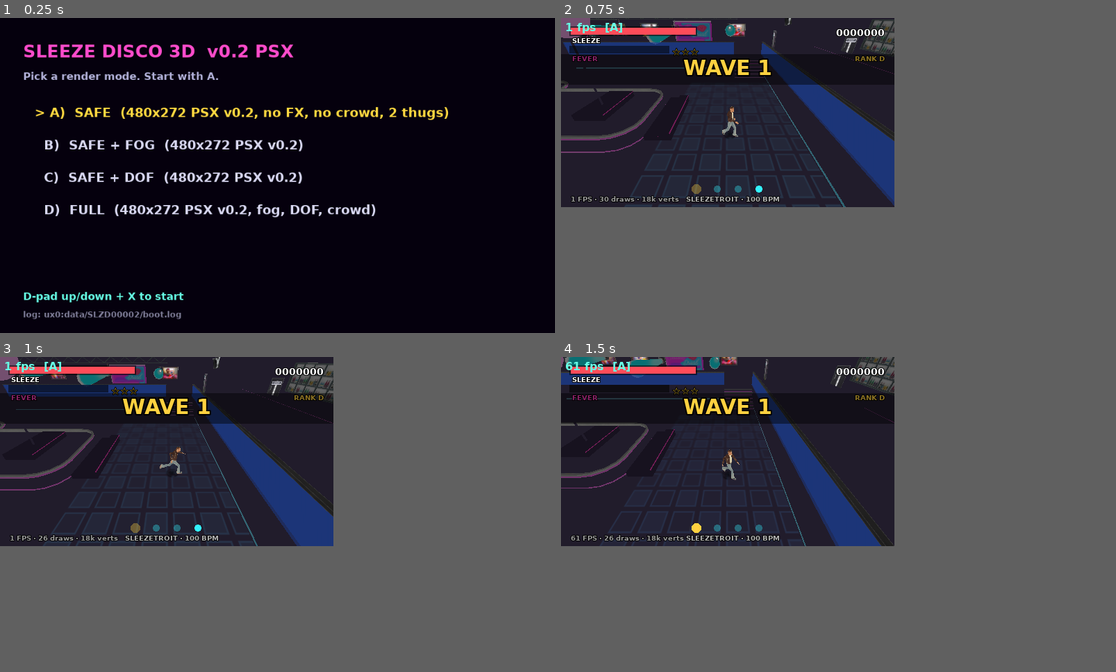
Above: before the commit, frames 1-4 (two rows, left to right).
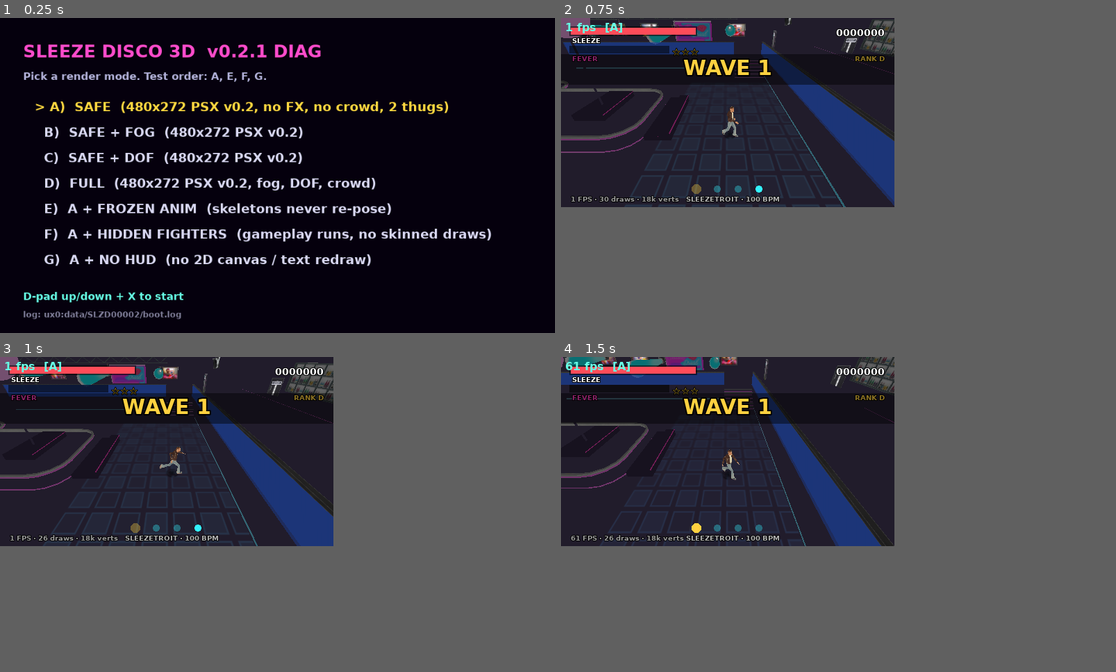
Above: after the commit, the same moments.

Repository: jasonxcess/sleeze-disco
Game: Godot game, scene res://scenes/Boot.tscn
Two runs of this game, one before a commit and one after it. Both use one fixed random seed, a clock stepped at 60 frames per second and the inputs below. Sound files missing from this copy of the repository are replaced by a short silence.
Inputs:
- Up to frame 1 (0.25 s): no input
- Up to frame 2 (0.75 s): tap Enter at 0.5 s; hold D (move_right) from 0.53 s (still down); tap Q (lock) at 0.6 s
- Up to frame 3 (1 s): keep holding D (move_right)
- Up to frame 4 (1.5 s): release D (move_right) at 1.28 s; hold S (move_down) from 1.28 s (still down); tap Down (cam_down) at 1.35 s

The runs differ from the first frame. In frame 1, 9.2% of the frame differs, in the area x 6-89%, y 8-79%; in frame 2, nothing differs; in frame 3, nothing differs; in frame 4, nothing differs.

Commit message:
3D v0.2.1 DIAG: skinning bisect profiles E/F/G + per-frame cost log
Adds three boot profiles, each profile A plus one change, so a single Vita
session can split the 1-2 FPS / C2-12828-1 problem by cause:
  E  frozen animation  - skeletons pose once, never re-pose
  F  hidden fighters   - gameplay runs, no skinned meshes drawn
  G  no HUD            - HUD logic runs, no 2D canvas/text drawn

Diag.gd now writes a "cost:" line to boot.log every 2 s: frame avg/max,
render (frame_pre_draw -> frame_post_draw) avg/max, Godot process/physics
monitors, draws/verts/material/shader/surface changes, 2D items/draws,
skeleton + animating counts, video/texture memory. It also logs the video
adapter and the software-skinning project settings at boot.

Profiles A-D are unchanged.

Refs #1 #2

Co-authored-by: Perplexity <noreply@perplexity.ai>

Diff:
--- a/sleeze-disco-3d/scripts/Anim.gd
+++ b/sleeze-disco-3d/scripts/Anim.gd
@@ -26,6 +26,10 @@
 var act_rate = 1.0
 var act_end = 0.0        # clip time where the action ends
 var fade_out = 0.16
+# v0.2.1 profile E: pose once at setup, then never touch the AnimationPlayer
+# again (manual process mode, no play/seek), so the skeleton stays static and
+# no skinning work is re-submitted. Gameplay timing (act_time/phase) still runs.
+var frozen = false
 
 func setup(owner_node, anim_player, loco):
 	ap = anim_player
@@ -36,6 +40,10 @@
 	_cur_loco = "idle"
 	_cur_rate = 1.0
 	ap.play("idle", 0.0, 1.0)
+	frozen = G.flag("freeze_anim")
+	if frozen:
+		ap.seek(0.0, true)
+		ap.playback_process_mode = AnimationPlayer.ANIMATION_PROCESS_MANUAL
 
 func clip_len(clip):
 	if ap.has_animation(clip):
@@ -65,6 +73,10 @@
 		_cur_loco = pick[0]
 		_cur_rate = rate
 		return
+	if frozen:
+		_cur_loco = pick[0]
+		_cur_rate = rate
+		return
 	if pick[0] != _cur_loco:
 		_cur_loco = pick[0]
 		_cur_rate = rate
@@ -76,8 +88,9 @@
 
 func play(clip, start, rate, end_time = -1.0, fin = 0.07, fout = 0.16):
 	# one clip replaces whatever is playing, blended in over `fin` seconds
-	ap.play(clip, fin, rate)
-	ap.seek(start, true)
+	if not frozen:
+		ap.play(clip, fin, rate)
+		ap.seek(start, true)
 	act_name = clip
 	act_time = start
 	act_rate = rate
@@ -94,6 +107,8 @@
 	return act_name != ""
 
 func _resume_loco(blend):
+	if frozen:
+		return
 	if _cur_loco == "":
 		_cur_loco = "idle"
 	ap.play(_cur_loco, blend, _cur_rate)
--- a/sleeze-disco-3d/scripts/Boot.gd
+++ b/sleeze-disco-3d/scripts/Boot.gd
@@ -3,7 +3,7 @@
 # can tell "renderer alive" from "arena hangs". D-pad up/down + X to pick a
 # profile, then it hands over to Main.tscn (the arena, which loads in stages).
 
-const ORDER = ["A", "B", "C", "D"]
+const ORDER = ["A", "B", "C", "D", "E", "F", "G"]
 var sel = 0
 var labels = []
 var started = false
@@ -28,11 +28,11 @@
 	bg.color = Color(0.02, 0, 0.05)
 	bg.rect_size = Vector2(960, 544)
 	add_child(bg)
-	title = _make_label("SLEEZE DISCO 3D  v0.2 PSX", 30, Color(1, 0.3, 0.8), Vector2(40, 40))
-	_make_label("Pick a render mode. Start with A.", 18, Color(0.7, 0.7, 0.85), Vector2(40, 90))
+	title = _make_label("SLEEZE DISCO 3D  v0.2.1 DIAG", 30, Color(1, 0.3, 0.8), Vector2(40, 40))
+	_make_label("Pick a render mode. Test order: A, E, F, G.", 18, Color(0.7, 0.7, 0.85), Vector2(40, 90))
 	for i in range(ORDER.size()):
 		var k = ORDER[i]
-		labels.append(_make_label("", 22, Color(1, 1, 1), Vector2(60, 150 + i * 56)))
+		labels.append(_make_label("", 22, Color(1, 1, 1), Vector2(60, 140 + i * 44)))
 	hint = _make_label("D-pad up/down + X to start", 18, Color(0.4, 1, 0.9), Vector2(40, 470))
 	_make_label("log: " + G.log_path, 14, Color(0.5, 0.5, 0.6), Vector2(40, 504))
 	_refresh()
--- a/sleeze-disco-3d/scripts/Diag.gd
+++ b/sleeze-disco-3d/scripts/Diag.gd
@@ -1,5 +1,7 @@
 extends CanvasLayer
 # Always-on FPS + stage overlay. While loading it also shows a big stage name.
+# v0.2.1: also writes a frame-cost line to boot.log every 2 s, so a Vita run
+# says where the frame time goes (script / physics / render+driver submit).
 
 var small : Label
 var big : Label
@@ -7,6 +9,16 @@
 var _t = 0.0
 var stage = ""
 var done = false
+# frame-cost sampling: render = frame_pre_draw -> frame_post_draw (Godot's
+# GLES2 draw submission + driver work on the main thread)
+var _pre_us = 0
+var _render_us = 0
+var _render_max_us = 0
+var _frames = 0
+var _frame_us = 0
+var _frame_max_us = 0
+var _last_us = 0
+var _log_t = 2.0
 
 func _ready():
 	layer = 100
@@ -27,6 +39,62 @@
 	big.rect_position = Vector2(40, 220)
 	big.add_color_override("font_color", Color(1, 0.3, 0.8))
 	add_child(big)
+	VisualServer.connect("frame_pre_draw", self, "_on_pre_draw")
+	VisualServer.connect("frame_post_draw", self, "_on_post_draw")
+	G.blog("diag: profile %s flags %s driver=%s adapter=%s" % [G.profile, str(G.cfg()), OS.get_video_driver_name(OS.get_current_video_driver()), VisualServer.get_video_adapter_name()])
+	G.blog("diag: sw_skin_fallback=%s force_sw_skin=%s" % [str(ProjectSettings.get_setting("rendering/quality/skinning/software_skinning_fallback")), str(ProjectSettings.get_setting("rendering/quality/skinning/force_software_skinning"))])
+
+func _on_pre_draw():
+	_pre_us = OS.get_ticks_usec()
+
+func _on_post_draw():
+	if _pre_us == 0:
+		return
+	var r = OS.get_ticks_usec() - _pre_us
+	_render_us += r
+	_render_max_us = max(_render_max_us, r)
+	var now = OS.get_ticks_usec()
+	if _last_us > 0:
+		var f = now - _last_us
+		_frame_us += f
+		_frame_max_us = max(_frame_max_us, f)
+		_frames += 1
+	_last_us = now
+
+func _count(n, cls):
+	var c = 1 if n.is_class(cls) else 0
+	for ch in n.get_children():
+		c += _count(ch, cls)
+	return c
+
+func _log_cost():
+	if _frames == 0:
+		return
+	var P = Performance
+	var skels = _count(get_tree().root, "Skeleton")
+	var aps = 0
+	for ap in _find_aps(get_tree().root, []):
+		if ap.is_playing() and ap.playback_process_mode != AnimationPlayer.ANIMATION_PROCESS_MANUAL:
+			aps += 1
+	G.blog("cost: fps %d | frame avg %.1f max %.1f ms | render avg %.1f max %.1f ms | perf.process %.1f ms | perf.physics %.1f ms | draws %d verts %d mat %d shd %d surf %d | 2d items %d 2d draws %d | skel %d animating %d | vmem %.1f MB tex %.1f MB" % [
+		Engine.get_frames_per_second(),
+		_frame_us / 1000.0 / _frames, _frame_max_us / 1000.0,
+		_render_us / 1000.0 / _frames, _render_max_us / 1000.0,
+		P.get_monitor(P.TIME_PROCESS) * 1000.0, P.get_monitor(P.TIME_PHYSICS_PROCESS) * 1000.0,
+		P.get_monitor(P.RENDER_DRAW_CALLS_IN_FRAME), P.get_monitor(P.RENDER_VERTICES_IN_FRAME),
+		P.get_monitor(P.RENDER_MATERIAL_CHANGES_IN_FRAME), P.get_monitor(P.RENDER_SHADER_CHANGES_IN_FRAME),
+		P.get_monitor(P.RENDER_SURFACE_CHANGES_IN_FRAME),
+		P.get_monitor(P.RENDER_2D_ITEMS_IN_FRAME), P.get_monitor(P.RENDER_2D_DRAW_CALLS_IN_FRAME),
+		skels, aps,
+		P.get_monitor(P.RENDER_VIDEO_MEM_USED) / 1048576.0, P.get_monitor(P.RENDER_TEXTURE_MEM_USED) / 1048576.0])
+	_frames = 0; _frame_us = 0; _frame_max_us = 0; _render_us = 0; _render_max_us = 0
+
+func _find_aps(n, out):
+	if n is AnimationPlayer:
+		out.append(n)
+	for ch in n.get_children():
+		_find_aps(ch, out)
+	return out
 
 func set_stage(s):
 	stage = s
@@ -43,6 +111,10 @@
 		small.text = "%d fps  [%s]  %s" % [Engine.get_frames_per_second(), G.profile, stage]
 
 func _process(delta):
+	_log_t -= delta / max(Engine.time_scale, 0.001)
+	if _log_t <= 0.0:
+		_log_t = 2.0
+		_log_cost()
 	_t -= delta
 	if _t <= 0.0:
 		_t = 0.25
--- a/sleeze-disco-3d/scripts/Enemy.gd
+++ b/sleeze-disco-3d/scripts/Enemy.gd
@@ -64,6 +64,8 @@
 	model = load("res://assets/models/%s.glb" % st.model).instance()
 	model.name = "Model"
 	add_child(model)
+	if G.flag("hide_fighters"):
+		model.visible = false   # v0.2.1 profile F: no skinned draws, gameplay unchanged
 	skel = arena.find_type(model, "Skeleton")
 	var ap = arena.find_type(model, "AnimationPlayer")
 	meta = G.meta[st.model]
--- a/sleeze-disco-3d/scripts/G.gd
+++ b/sleeze-disco-3d/scripts/G.gd
@@ -21,7 +21,7 @@
 var bot = false          # scripted-input test mode (--bot)
 var shots = false        # write screenshots in bot mode
 var test_frames = 3000
-var cli_profile = ""      # --profile=A|B|C|D skips the boot menu
+var cli_profile = ""      # --profile=A..G skips the boot menu
 
 # fight state
 var score = 0
@@ -66,7 +66,18 @@
 	"B": {"label": "SAFE + FOG  (480x272 PSX v0.2)", "fog": true, "glow": false, "dof": false, "crowd": false, "max_alive": 2},
 	"C": {"label": "SAFE + DOF  (480x272 PSX v0.2)", "fog": false, "glow": false, "dof": true, "crowd": false, "max_alive": 2},
 	"D": {"label": "FULL  (480x272 PSX v0.2, fog, DOF, crowd)", "fog": true, "glow": false, "dof": true, "crowd": true, "max_alive": 4},
+	# v0.2.1 bisect (issues #1/#2). Each is A plus ONE change, so the A-vs-X
+	# fps and crash difference isolates one cost. Hypothesis under test: the
+	# per-frame cost is skeleton pose updates -> skinning (CPU software skin +
+	# vertex re-upload, or bone-texture re-upload) going through the PVR
+	# driver every frame, which would also explain the uncached-heap overrun.
+	"E": {"label": "A + FROZEN ANIM  (skeletons never re-pose)", "fog": false, "glow": false, "dof": false, "crowd": false, "max_alive": 2, "freeze_anim": true},
+	"F": {"label": "A + HIDDEN FIGHTERS  (gameplay runs, no skinned draws)", "fog": false, "glow": false, "dof": false, "crowd": false, "max_alive": 2, "hide_fighters": true},
+	"G": {"label": "A + NO HUD  (no 2D canvas / text redraw)", "fog": false, "glow": false, "dof": false, "crowd": false, "max_alive": 2, "no_hud": true},
 }
+
+func flag(name):
+	return PROFILES[profile].get(name, false)
 var profile = "A"
 var log_path = ""
 
@@ -89,7 +100,7 @@
 		var path = base + "/boot.log"
 		var f = File.new()
 		if f.open(path, File.WRITE) == OK:
-			f.store_line("SLEEZE DISCO 3D v0.2 PSX boot log")
+			f.store_line("SLEEZE DISCO 3D v0.2.1 DIAG boot log")
 			f.close()
 			log_path = path
 			return
--- a/sleeze-disco-3d/scripts/HUD.gd
+++ b/sleeze-disco-3d/scripts/HUD.gd
@@ -28,6 +28,8 @@
 	add_child(root)
 	draw = Control.new(); draw.anchor_right = 1; draw.anchor_bottom = 1; draw.mouse_filter = Control.MOUSE_FILTER_IGNORE
 	root.add_child(draw)
+	if G.flag("no_hud"):
+		root.visible = false   # v0.2.1 profile G: HUD logic runs, nothing is drawn
 	draw.connect("draw", self, "_on_draw")
 	pause_panel = ColorRect.new()
 	pause_panel.color = Color(0.03, 0, 0.08, 0.78)
--- a/sleeze-disco-3d/scripts/Player.gd
+++ b/sleeze-disco-3d/scripts/Player.gd
@@ -61,6 +61,8 @@
 	model = load("res://assets/models/player.glb").instance()
 	model.name = "Model"
 	add_child(model)
+	if G.flag("hide_fighters"):
+		model.visible = false   # v0.2.1 profile F: no skinned draws, gameplay unchanged
 	skel = arena.find_type(model, "Skeleton")
 	var ap = arena.find_type(model, "AnimationPlayer")
 	meta = G.meta.player
